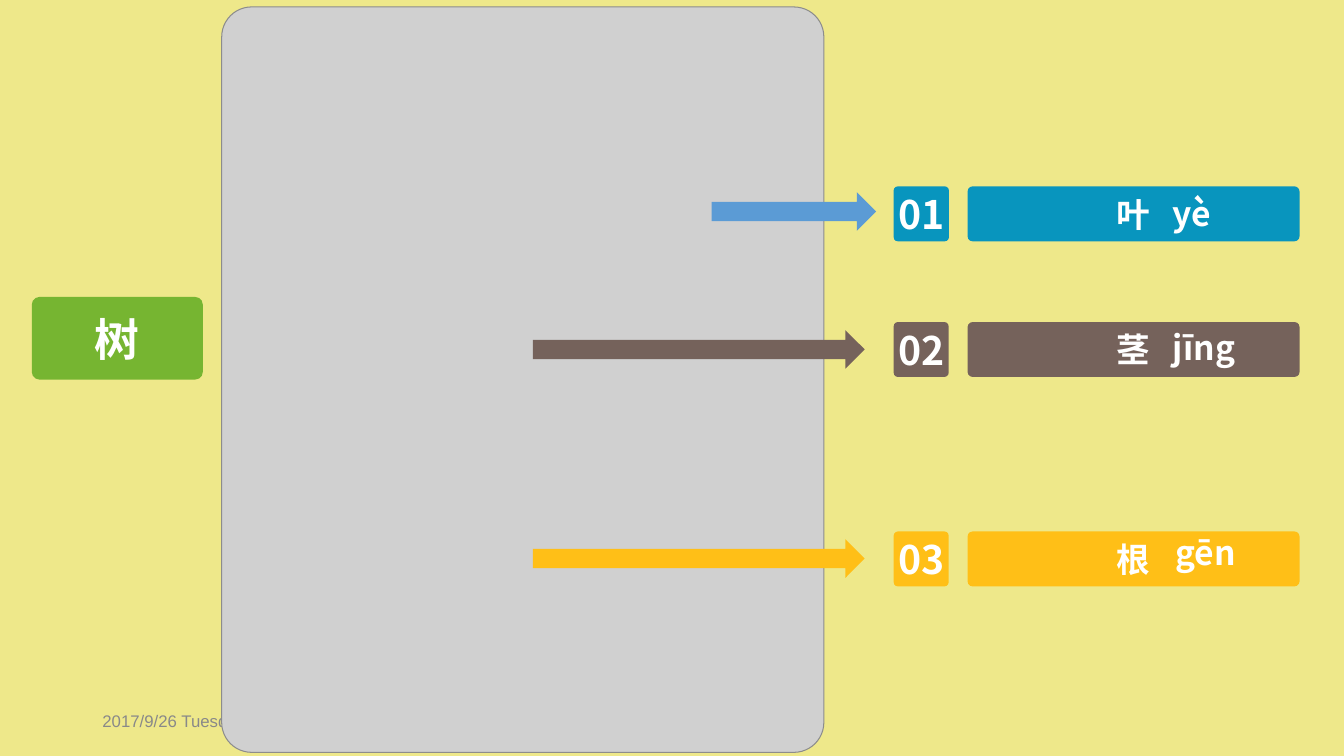
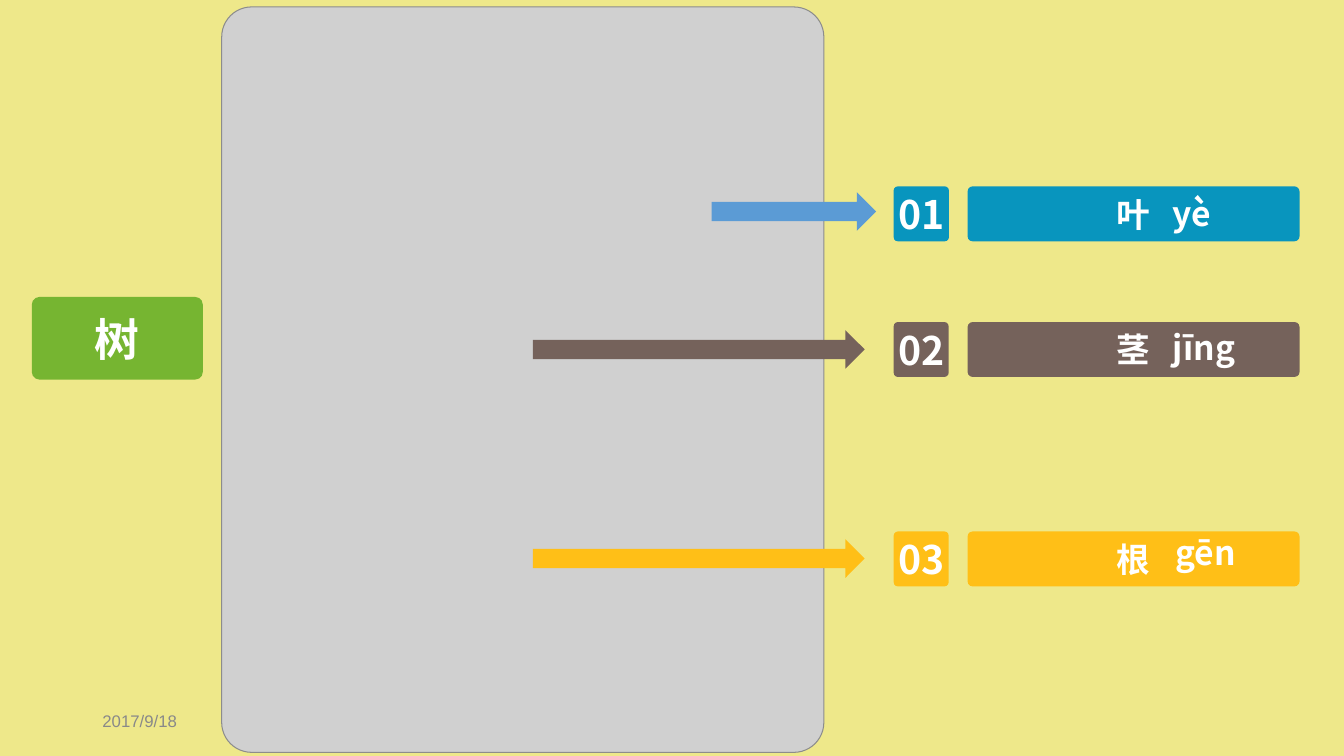
Before and after one commit to deauty/MilldeSchooleBiologyClass, a slide deck: slide 10 of PPTs/小学科学/1.1-1.2 认识植物(公众号).pptx. Drawn at 1344x756 pixels with LibreOffice and Linux fonts; fonts in the diff are those of the drawing; grey boxes stand for pictures. Boxes give left, top, right and bottom in pixels: in the first picture for what was removed or moved away, otherwise in the second. Text is boxed around its words. In the diff, an @@ line names an element or a change of style, - is before the commit and + after.

```diff
--- a/PPTs/小学科学/1.1-1.2 认识植物(公众号).pptx
+++ b/PPTs/小学科学/1.1-1.2 认识植物(公众号).pptx
@@ text at <box>102,715,177,727</box>: text changed @@
-2017/9/26 Tuesday
+2017/9/18
```
Also in this commit, not shown: 3 other slides changed, 1 other file.
